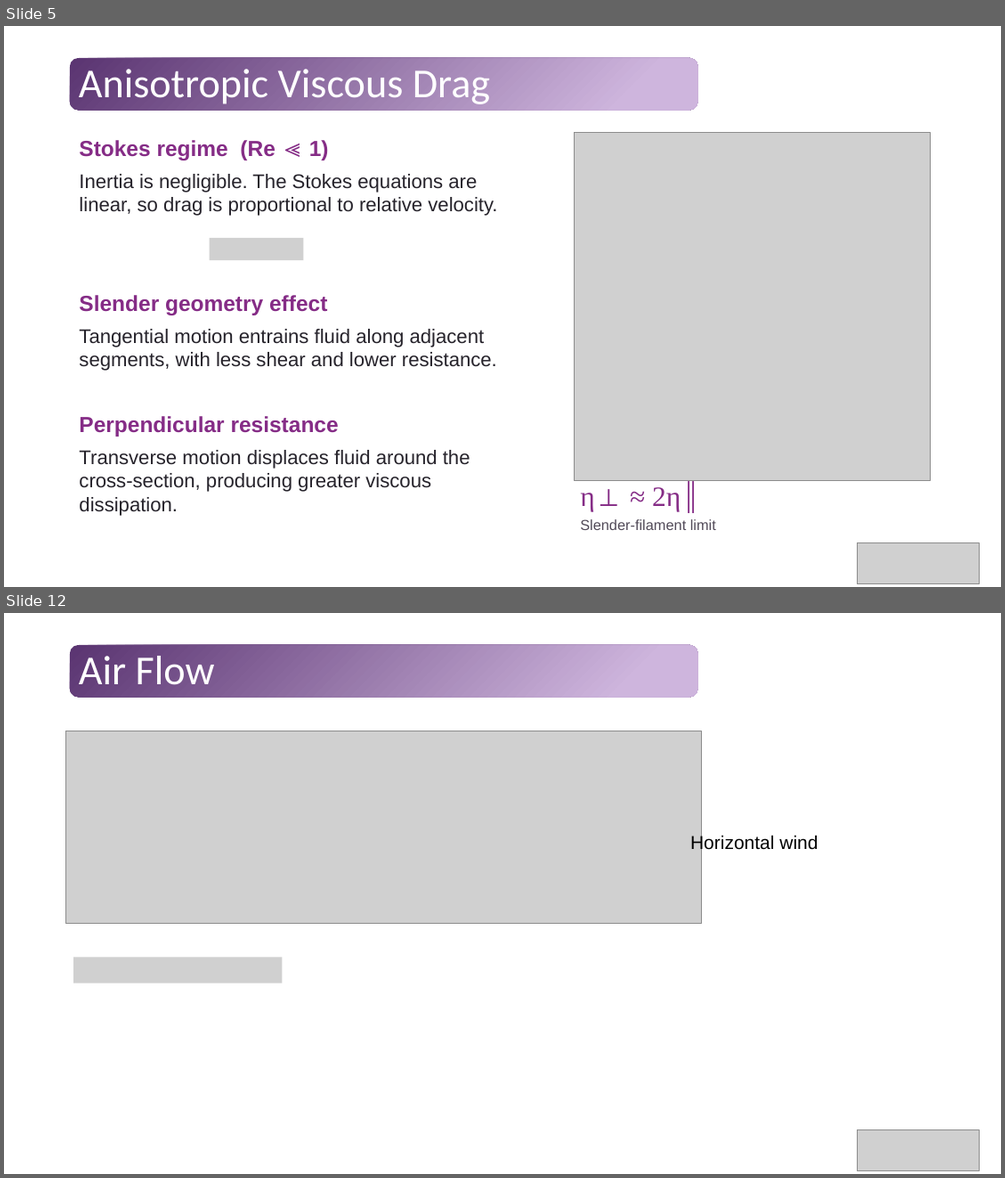
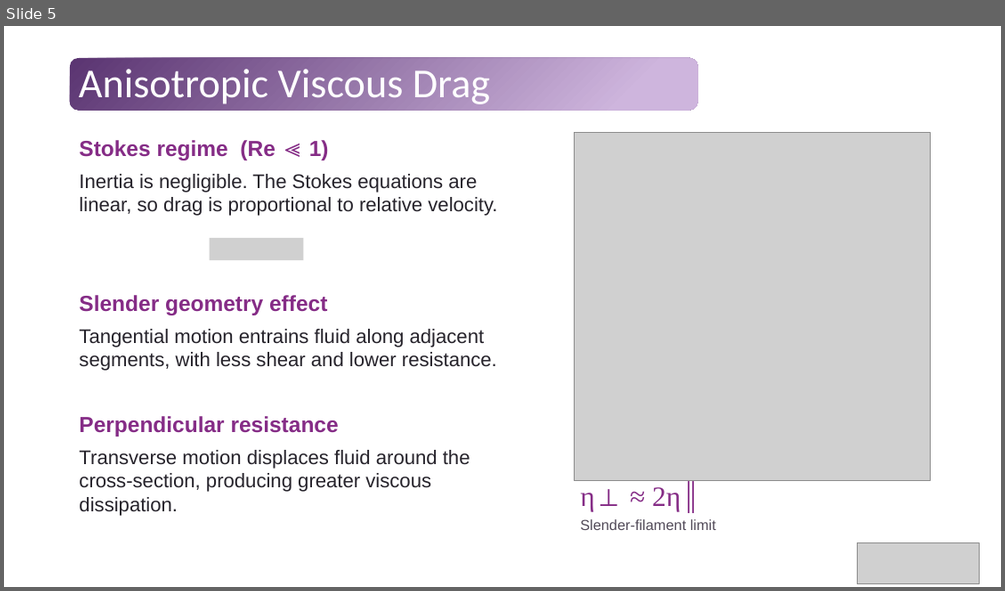
Before and after one commit to Tavi681/PoliPhysics, a slide deck: Tema 1/paper/Tema1.pptx. Shown one above the other, each under a label of ours: slides 5 and 12 before the commit, slide 5 after it; the slides between them are not shown. The pictures are 1005x1178 and 1005x591 pixels, drawn with LibreOffice and Linux fonts; fonts in the diff are those of the drawing; grey boxes stand for pictures. Boxes give left, top, right and bottom in pixels: in the first picture for what was removed or moved away, otherwise in the second. Text is boxed around its words. In the diff, an @@ line names an element or a change of style, - is before the commit and + after.

```diff
--- a/Tema 1/paper/Tema1.pptx
+++ b/Tema 1/paper/Tema1.pptx
@@ slide 12 removed at <box>4,613,1001,1174</box>, background #FFFFFF; not listed: 1 template element that a slide beside it also shows @@
@@ title removed at <box>79,656,215,685</box> @@
-Air Flow
@@ picture removed at <box>66,731,702,923</box> @@
@@ text removed at <box>690,835,817,853</box> @@
-Horizontal wind
@@ picture removed at <box>73,957,283,983</box> @@
@@ picture removed at <box>858,1130,979,1171</box> @@
```
Also in this commit, not shown: 6 slides changed, 10 slides added, 1 other slide removed, 1 other file.
